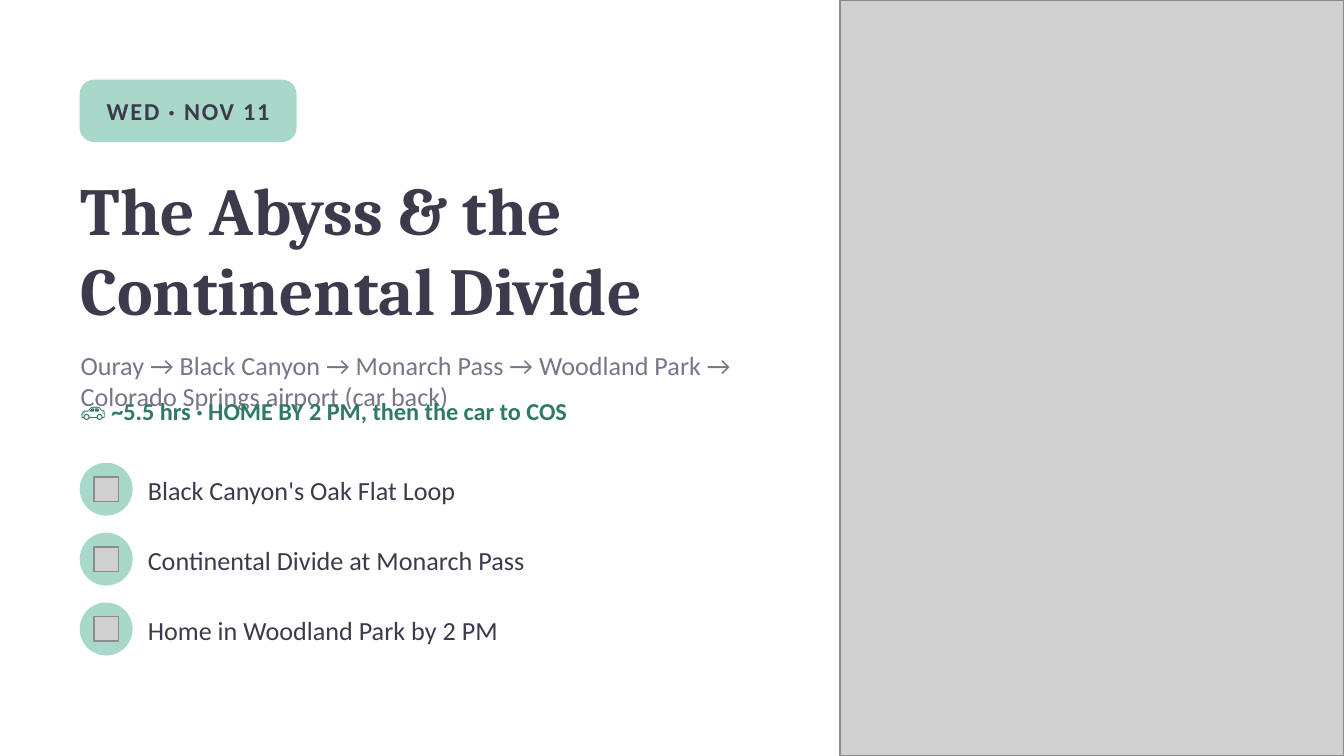
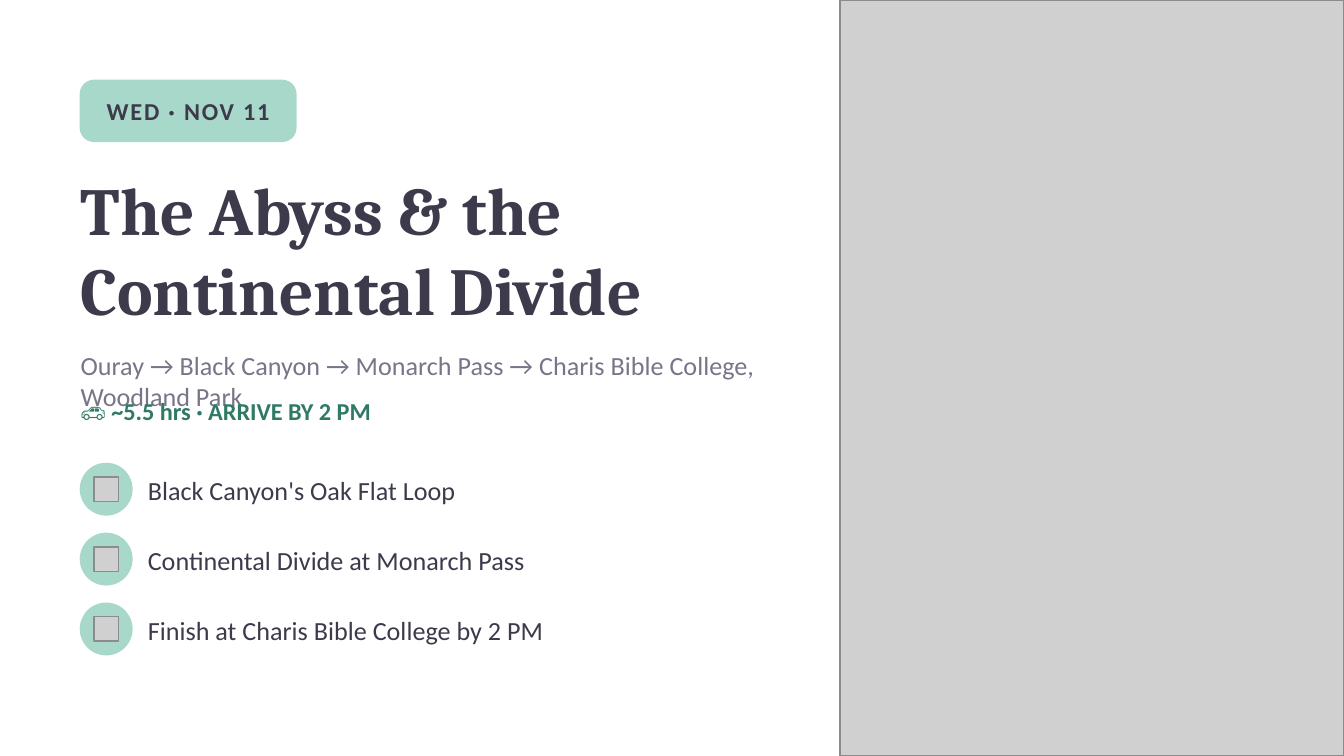
Before and after one commit to kohl-crypto/desert-to-divide, a slide deck: slide 11 of Desert-to-Divide-Tour-Guide.pptx. Drawn at 1344x756 pixels with LibreOffice and Linux fonts; fonts in the diff are those of the drawing; grey boxes stand for pictures. Boxes give left, top, right and bottom in pixels: in the first picture for what was removed or moved away, otherwise in the second. Text is boxed around its words. In the diff, an @@ line names an element or a change of style, - is before the commit and + after.

Commit message:
Finish at Charis Bible College in Woodland Park; remove airport return stop

```diff
--- a/Desert-to-Divide-Tour-Guide.pptx
+++ b/Desert-to-Divide-Tour-Guide.pptx
@@ text at [81, 357, 754, 413]: text changed @@
-Ouray → Black Canyon → Monarch Pass → Woodland Park → Colorado Springs airport (car back)
+Ouray → Black Canyon → Monarch Pass → Charis Bible College, Woodland Park
@@ text at [111, 401, 371, 420]: text changed @@
-🚗 ~5.5 hrs · HOME BY 2 PM, then the car to COS
+🚗 ~5.5 hrs · ARRIVE BY 2 PM
@@ text at [148, 622, 543, 645]: text changed @@
-Home in Woodland Park by 2 PM
+Finish at Charis Bible College by 2 PM
```
Also in this commit, not shown: 3 other slides changed, 3 other files.
